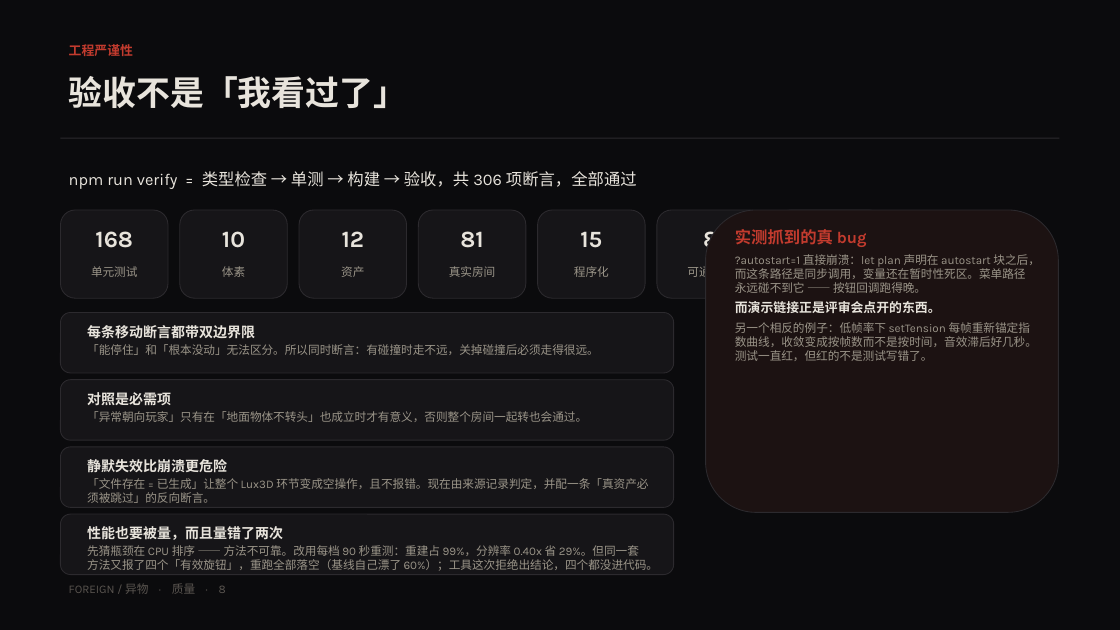
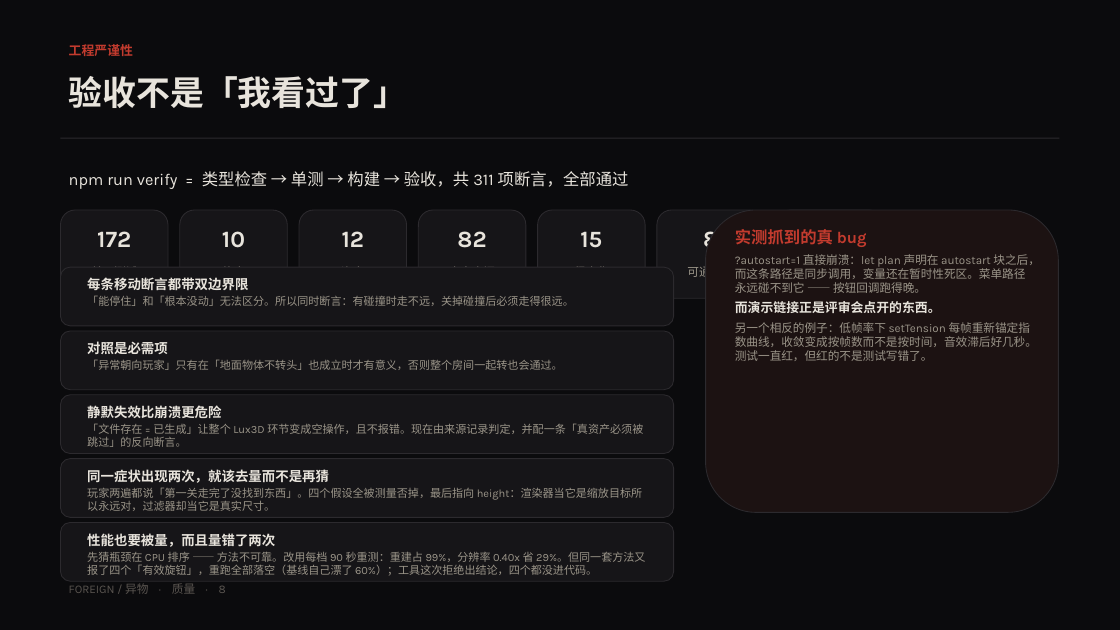
Before and after one commit to cyn-nya/foreign, a slide deck: slide 8 of artifacts/report/FOREIGN-report.pptx. Drawn at 1120x630 pixels with LibreOffice and Linux fonts; fonts in the diff are those of the drawing. Boxes give left, top, right and bottom in pixels: in the first picture for what was removed or moved away, otherwise in the second. Text is boxed around its words. In the diff, an @@ line names an element or a change of style, - is before the commit and + after.

```diff
--- a/artifacts/report/FOREIGN-report.pptx
+++ b/artifacts/report/FOREIGN-report.pptx
@@ text at [69, 171, 629, 189]: text changed @@
-npm run verify = 类型检查 → 单测 → 构建 → 验收，共 306 项断言，全部通过
+npm run verify = 类型检查 → 单测 → 构建 → 验收，共 311 项断言，全部通过
@@ text at [97, 231, 131, 247]: text changed @@
-168
+172
@@ text at [457, 231, 486, 248]: text changed @@
-81
+82
@@ rounded rectangle: place and size @@
-rounded rectangle at [60, 313, 674, 373]
+rounded rectangle at [60, 267, 674, 326]
@@ text "每条移动断言都带双边界限": place and size @@
-text "每条移动断言都带双边界限" at [87, 325, 599, 355]
+text "每条移动断言都带双边界限" at [87, 277, 574, 306]
@@ text "每条移动断言都带双边界限" at [87, 277, 574, 306]: size 12 to 11.5 pt in "每条移动断言都带双边界限"; size 10 to 9.5 pt in "「能停住」和「根本没动」无法区分。所以同时断言：有碰撞时走不远，关掉碰撞后必须走得很远。" @@
@@ text "对照是必需项" at [87, 341, 563, 370]: size 12 to 11.5 pt in "对照是必需项"; size 10 to 9.5 pt in "「异常朝向玩家」只有在「地面物体不转头」也成立时才有意义，否则整个房间一起转也会通过。" @@
@@ 2 rounded rectangles, 1 text: place and size @@
-2 rounded rectangles, 1 text at [60, 380, 674, 507]
+2 rounded rectangles, 1 text at [60, 331, 674, 454]
@@ text "静默失效比崩溃更危险": place and size @@
-text "静默失效比崩溃更危险" at [87, 459, 648, 503]
+text "静默失效比崩溃更危险" at [87, 405, 643, 447]
@@ text "静默失效比崩溃更危险" at [87, 405, 643, 447]: size 12 to 11.5 pt in "静默失效比崩溃更危险"; size 10 to 9.5 pt in "「文件存在 = 已生成」让整个 Lux3D 环节变成空操作，且不报错。现在由来源记录判定，并配一条「真资产必须被跳过」的 ..." @@
@@ rounded rectangle: place and size @@
-rounded rectangle at [60, 514, 674, 575]
+rounded rectangle at [60, 459, 674, 518]
@@ text added at [87, 469, 642, 511], 9.5 pt, text #9A9488 @@
+同一症状出现两次，就该去量而不是再猜
+玩家两遍都说「第一关走完了没找到东西」。四个假设全被测量否掉，最后指向 height：渲染器当它是缩放目标所以永远对，过滤器却当它是真实尺寸。
@@ rounded rectangle added at [60, 523, 674, 581], fill #161518, outline #2C2A2E 0.75 pt @@
@@ text "性能也要被量，而且量错了两次": place and size @@
-text "性能也要被量，而且量错了两次" at [87, 526, 659, 571]
+text "性能也要被量，而且量错了两次" at [87, 533, 645, 576]
@@ text "性能也要被量，而且量错了两次" at [87, 533, 645, 576]: size 12 to 11.5 pt in "性能也要被量，而且量错了两次"; size 10 to 9.5 pt in "先猜瓶颈在 CPU 排序 —— 方法不可靠。改用每档 90 秒重测：重建占 ..." @@
```
Also in this commit, not shown: 1 other slide changed, 2 other files.
